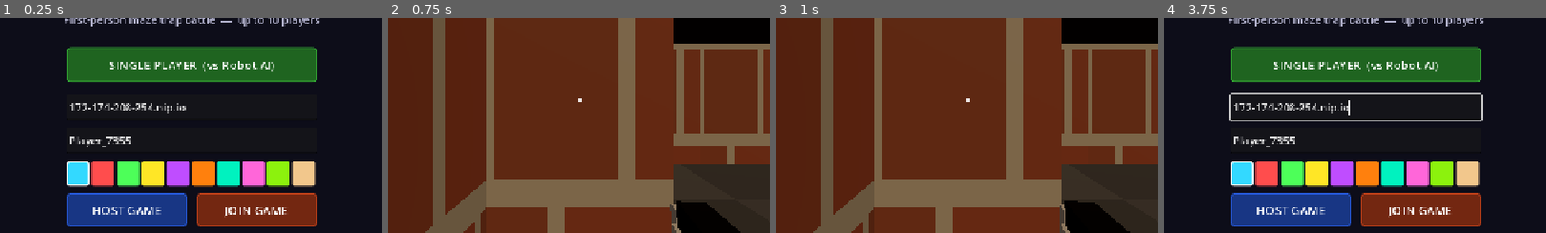
Above: before the commit, frames 1-4 (left to right).
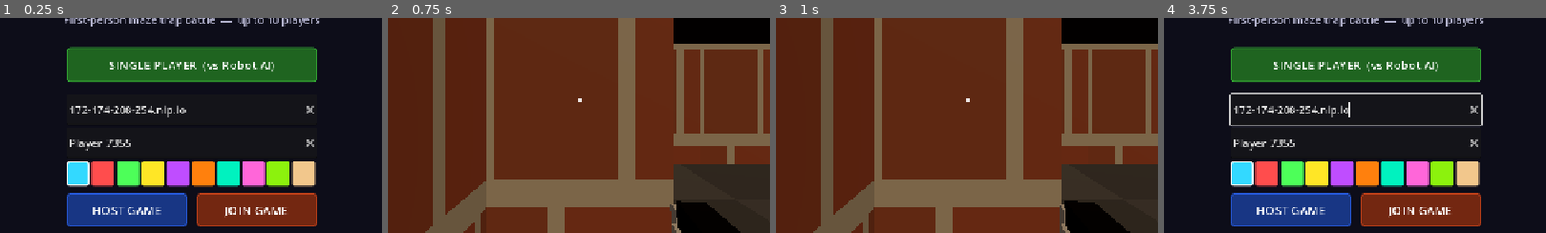
Above: after the commit, the same moments.

Repository: jyacine/trapbattle
Game: Godot game, scene res://scenes/Main.tscn
Two runs of this game, one before a commit and one after it. Both use one fixed random seed, a clock stepped at 60 frames per second and the inputs below.
Inputs (mouse positions are % of the whole screen's width and height, from its top left):
- Up to frame 1 (0.25 s): no input
- Up to frame 2 (0.75 s): click "SINGLE PLAYER (vs Robot AI)" at 0.5 s
- Up to frame 3 (1 s): no input
- Up to frame 4 (3.75 s): tap Enter at 1.25 s; move the mouse to (55, 50) at 1.27 s; hold Q 1.28-2.03 s; hold Up (ui_up) from 1.28 s (still down); click (55, 50) at 1.42 s; tap Space at 1.52, 2.27 s; move the mouse to (45, 50) at 2.02 s; tap E at 2.1 s; move the mouse to (52, 48) at 2.77 s; tap Tab at 2.85 s; move the mouse to (49, 52) at 3.52 s; tap R at 3.6 s; click (49, 52) at 3.67 s
The pictures show only the part of the screen within x 25-75%, y 31-81%; the shares and areas given below are measured in that part.

The runs differ from the first frame. In frame 1, 1.2% of the frame differs, in the area x 18-83%, y 39-62%; in frame 2, nothing differs; in frame 3, nothing differs; in frame 4, 1.8%, in the area x 17-84%, y 38-62%.

Commit message:
Fix: make menu name/host fields editable on mobile
The name field could not be edited on a phone: the LineEdit hit-box was too
short to focus reliably by tap, and the pre-filled default name was awkward to
clear with a touch keyboard.

- Add _make_field_mobile_friendly(): taller (52px) hit-box, explicit virtual
  keyboard, clear (x) button, editable/selecting enabled. Applied to both the
  name and server-host fields.
- Auto-select the default name on first focus so the player can type over it.

Co-Authored-By: Claude Opus 4.8 <noreply@anthropic.com>

Diff:
--- a/scripts/lobby_ui.gd
+++ b/scripts/lobby_ui.gd
@@ -111,6 +111,7 @@
 	_ip_field.anchor_top  = 0.5;  _ip_field.anchor_bottom = 0.5
 	_ip_field.offset_left = -210; _ip_field.offset_right  = 210
 	_ip_field.offset_top  = -10;  _ip_field.offset_bottom = 34
+	_make_field_mobile_friendly(_ip_field)
 	add_child(_ip_field)
 	_menu_nodes.append(_ip_field)
 
@@ -126,6 +127,13 @@
 	_name_field.anchor_top  = 0.5;  _name_field.anchor_bottom = 0.5
 	_name_field.offset_left = -210; _name_field.offset_right  = 210
 	_name_field.offset_top  = 46;   _name_field.offset_bottom = 90
+	_make_field_mobile_friendly(_name_field)
+	# On the first tap the default name is auto-selected, so the player can simply
+	# start typing to replace it instead of having to clear it character by character
+	# (which is awkward on a phone keyboard).
+	_name_field.focus_entered.connect(func():
+		if _name_field.text == _default_name:
+			_name_field.select_all())
 	add_child(_name_field)
 	_menu_nodes.append(_name_field)
 
@@ -382,6 +390,22 @@
 	queue_free()
 
 # ── Helper ────────────────────────────────────────────────────────────────────
+# Make a LineEdit usable on a phone: tall enough to tap reliably, the OS virtual
+# keyboard explicitly enabled, and a clear (✕) button so the field can be wiped
+# with one tap. Without the taller hit-box the field is hard to focus on mobile,
+# which is why the name could not be edited on a phone.
+func _make_field_mobile_friendly(field: LineEdit) -> void:
+	field.custom_minimum_size = Vector2(0, 52)
+	field.virtual_keyboard_enabled = true
+	field.virtual_keyboard_type    = LineEdit.KEYBOARD_TYPE_DEFAULT
+	field.clear_button_enabled     = true
+	field.context_menu_enabled     = true
+	field.selecting_enabled        = true
+	field.editable                 = true
+	# A taller field needs a wider tap target; grow the box downward so it does not
+	# collide with the control below it.
+	field.offset_bottom = field.offset_top + 52
+
 func _mk_btn(txt: String, col: Color) -> Button:
 	var btn = Button.new()
 	btn.text = txt
